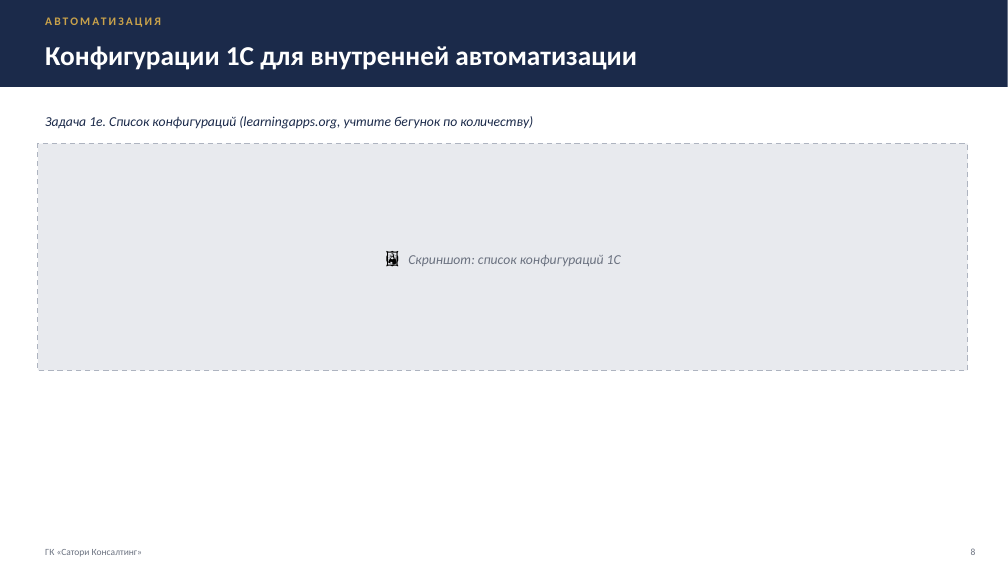
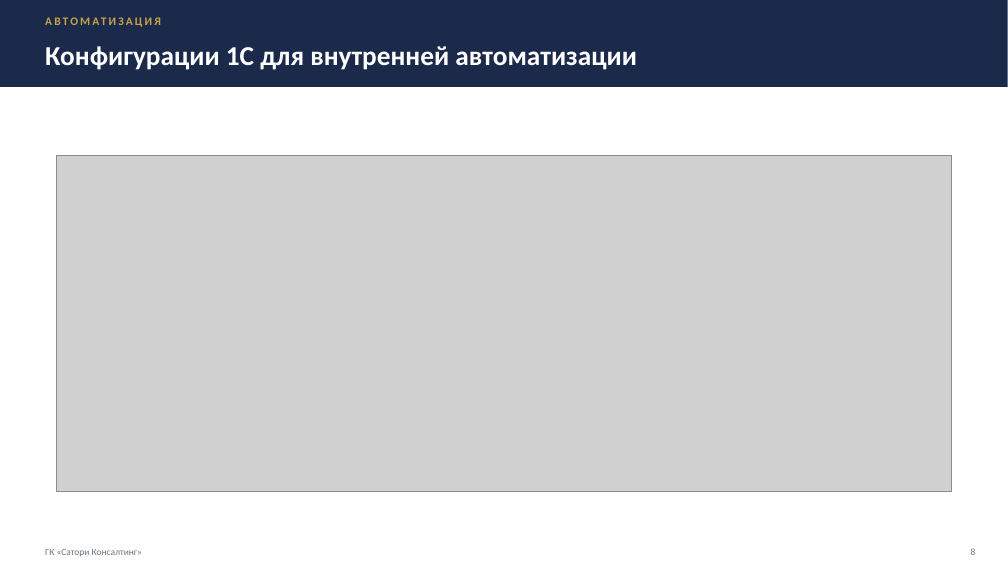
Before and after one commit to ppljc/omstu-works-4, a slide deck: slide 8 of Практика/Блок 14.pptx. Drawn at 1008x567 pixels with LibreOffice and Linux fonts; fonts in the diff are those of the drawing; grey boxes stand for pictures. Boxes give left, top, right and bottom in pixels: in the first picture for what was removed or moved away, otherwise in the second. Text is boxed around its words. In the diff, an @@ line names an element or a change of style, - is before the commit and + after.

```diff
--- a/Практика/Блок 14.pptx
+++ b/Практика/Блок 14.pptx
@@ text removed at (x1=45, y1=116, x2=533, y2=129) @@
-Задача 1e. Список конфигураций (learningapps.org, учтите бегунок по количеству)
@@ rectangle removed at (x1=38, y1=144, x2=968, y2=371) @@
@@ picture added at (x1=56, y1=155, x2=951, y2=492) @@
@@ text removed at (x1=408, y1=255, x2=621, y2=266) @@
-🖼 Скриншот: список конфигураций 1С
```
Also in this commit, not shown: 8 other slides changed, 1 slide added, 1 slide removed, 1 other file.
